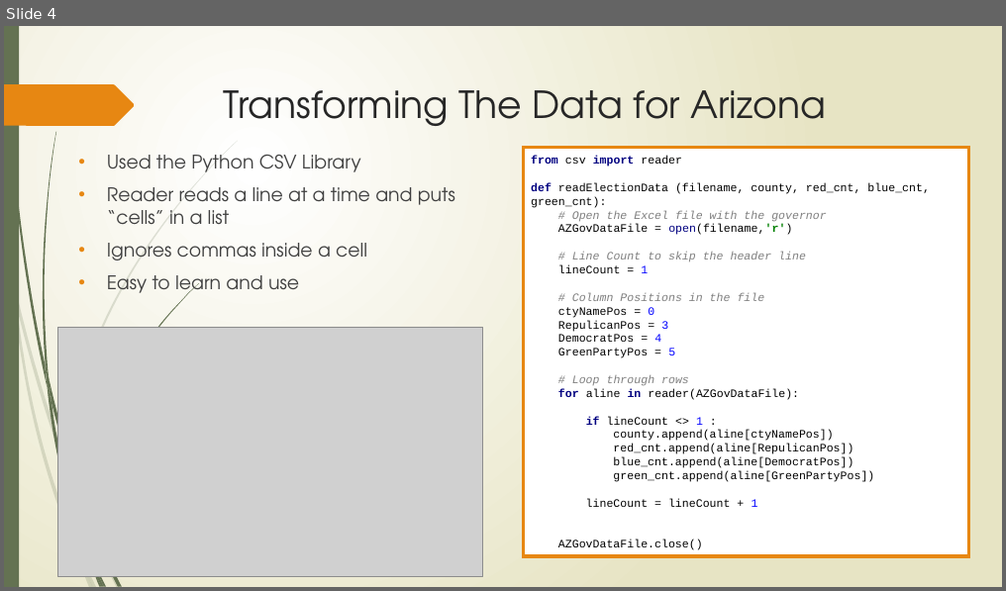
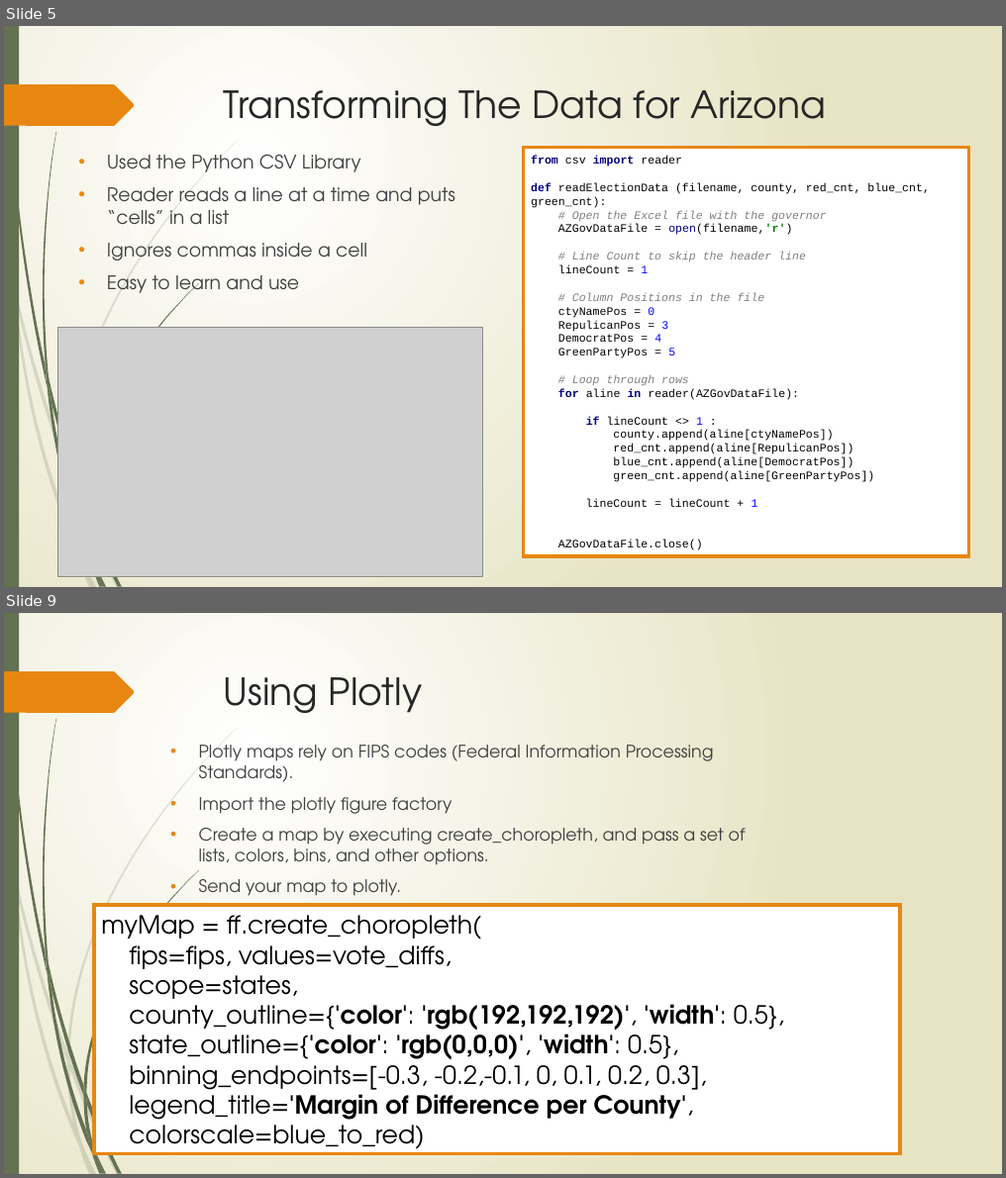
Before and after one commit to smartin25/pythonProject, a slide deck: Election Data Study.pptx. Shown one above the other, each under a label of ours: slide 4 before the commit, slides 5 and 9 after it; the slides between them are not shown. The pictures are 1006x591 and 1006x1178 pixels, drawn with LibreOffice and Linux fonts; fonts in the diff are those of the drawing; grey boxes stand for pictures. Boxes give left, top, right and bottom in pixels: in the first picture for what was removed or moved away, otherwise in the second. Text is boxed around its words. In the diff, an @@ line names an element or a change of style, - is before the commit and + after.

```diff
--- a/Election Data Study.pptx
+++ b/Election Data Study.pptx
@@ slide 9 added at box(4, 613, 1002, 1174), background gradient #FFFFFF to #E8E6C4; not listed: 20 template elements that a slide beside it also shows @@
@@ title added at box(224, 677, 423, 713), 36 pt, text #262626 @@
+Using Plotly
@@ text added at box(199, 745, 746, 892), 16.6 pt, text #404040 @@
+• Plotly maps rely on FIPS codes (Federal Information Processing Standards).
+• Import the plotly figure factory
+• Create a map by executing create_choropleth, and pass a set of lists, colors, bins, and other options.
+• Send your map to plotly.
@@ rectangle added at box(94, 905, 900, 1155), fill #FFFFFF, outline #E78712 3.5 pt, 24 pt, text #000000 @@
+myMap = ff.create_choropleth(
+fips=fips, values=vote_diffs,
+scope=states,
+county_outline={'color': 'rgb(192,192,192)', 'width': 0.5},
+state_outline={'color': 'rgb(0,0,0)', 'width': 0.5},
+binning_endpoints=[-0.3, -0.2,-0.1, 0, 0.1, 0.2, 0.3],
+legend_title='Margin of Difference per County',
+colorscale=blue_to_red)
@@ freeform shape added at box(67, 1052, 70, 1069), fill #647252 at 20% opacity @@
@@ freeform shape added at box(67, 1061, 82, 1146), fill #647252 at 20% opacity @@
@@ freeform shape added at box(83, 1085, 86, 1104), fill #647252 @@
@@ freeform shape added at box(83, 1096, 94, 1152), fill #647252 @@
@@ what was slide 4 is now slide 5 @@
```
Also in this commit, not shown: 5 slides changed, 4 other slides added, 2 slides removed.
